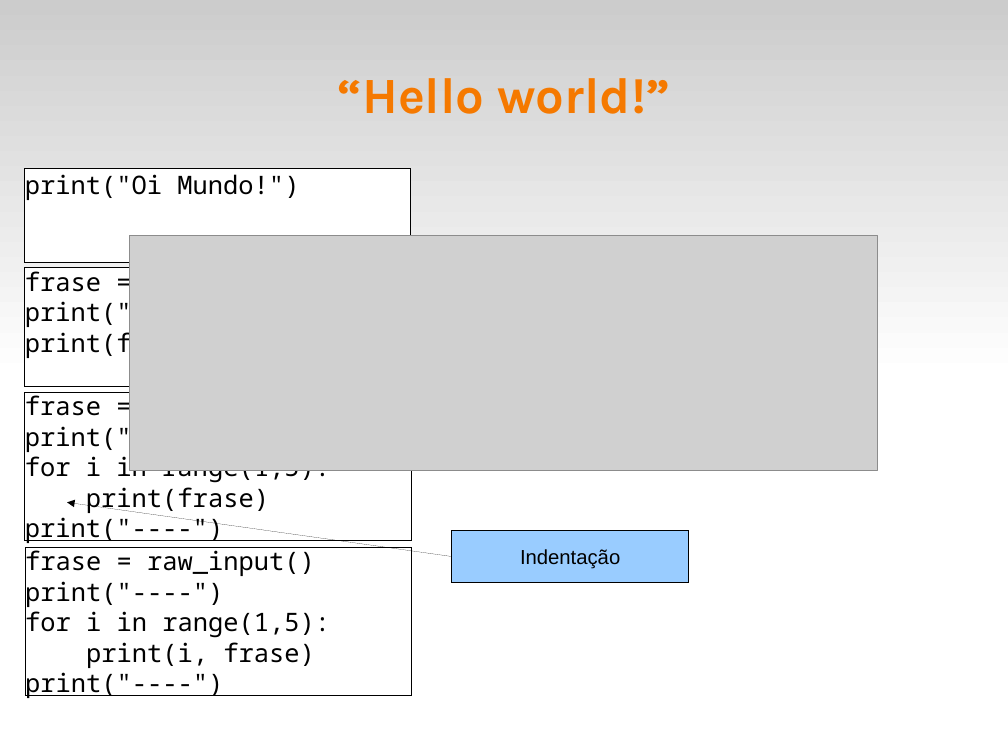
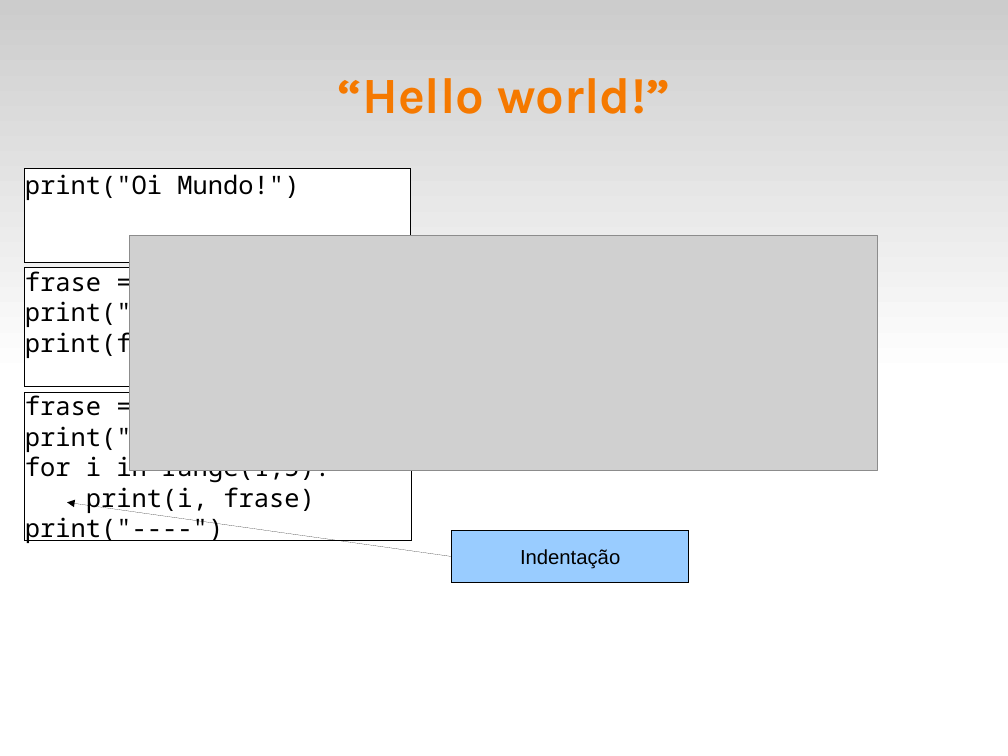
Before and after one commit to fsantanna-uerj/IPD, a slide deck: slide 3 of ipd.odp (slide 2 before the commit). Drawn at 1008x756 pixels with LibreOffice and Linux fonts; fonts in the diff are those of the drawing; grey boxes stand for pictures. Boxes give left, top, right and bottom in pixels: in the first picture for what was removed or moved away, otherwise in the second. Text is boxed around its words. In the diff, an @@ line names an element or a change of style, - is before the commit and + after.

```diff
--- a/ipd.odp
+++ b/ipd.odp
@@ text in rectangle at bbox=[86, 487, 315, 514]: text changed @@
-print(frase)
+print(i, frase)
@@ rectangle removed at bbox=[25, 548, 411, 696] @@
-frase = raw_input()
-print("----")
-for i in range(1,5):
-print(i, frase)
-print("----")
```
Also in this commit, not shown: 3 other slides changed, 2 slides added, 3 other files.
